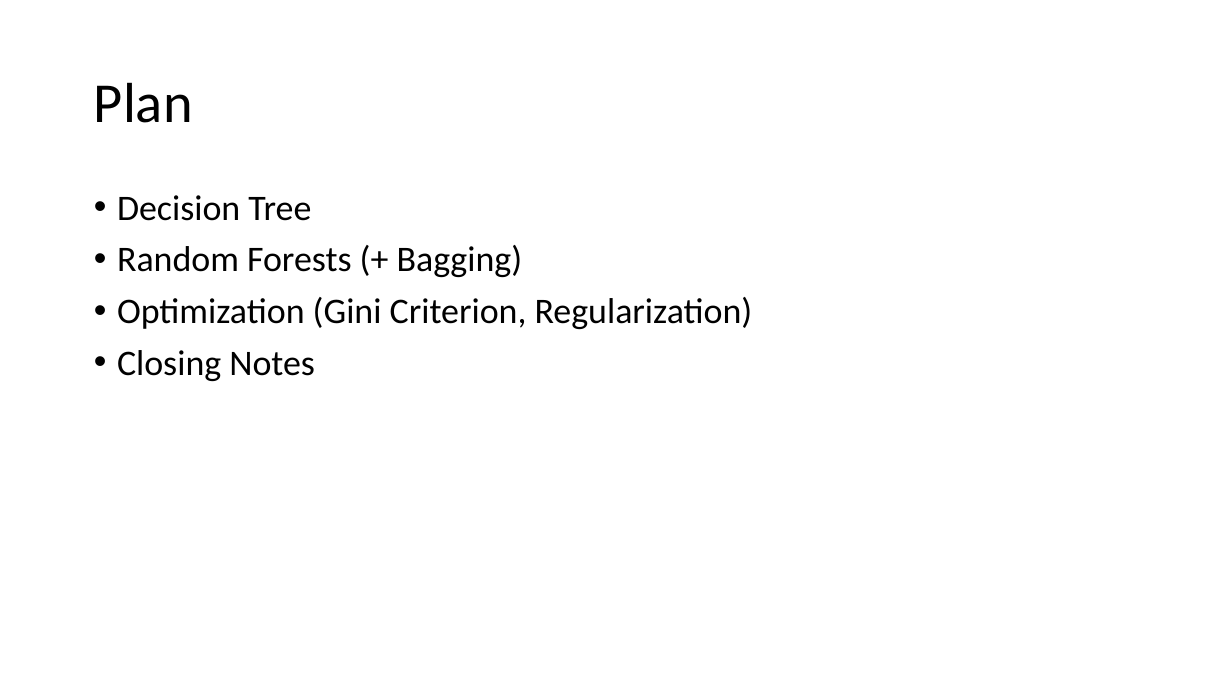
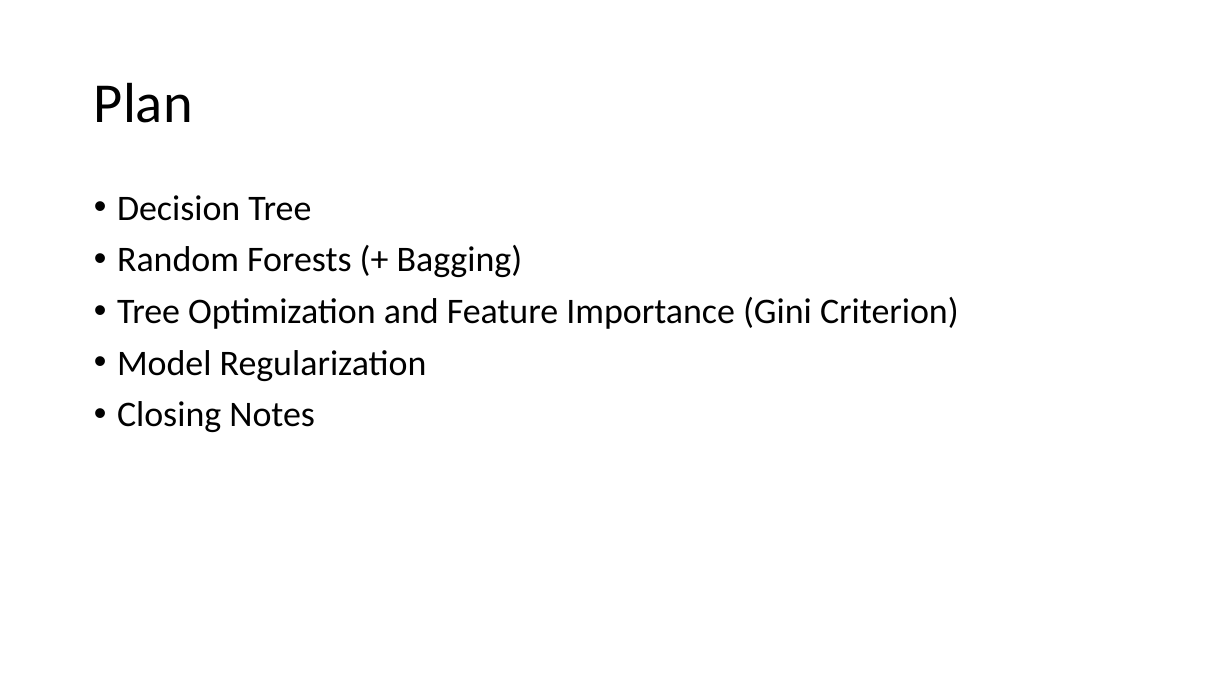
Before and after one commit to silburt/RF_DeepDive, a slide deck: slide 4 of presentation.pptx. Drawn at 1232x693 pixels with LibreOffice and Linux fonts; fonts in the diff are those of the drawing. Boxes give left, top, right and bottom in pixels: in the first picture for what was removed or moved away, otherwise in the second. Text is boxed around its words. In the diff, an @@ line names an element or a change of style, - is before the commit and + after.

```diff
--- a/presentation.pptx
+++ b/presentation.pptx
@@ text at <box>117,297,959,381</box>: text changed @@
-• Optimization (Gini Criterion, Regularization)
+• Tree Optimization and Feature Importance (Gini Criterion)
+• Model Regularization
```
Also in this commit, not shown: 6 other slides changed, 4 slides added, 4 other files.
